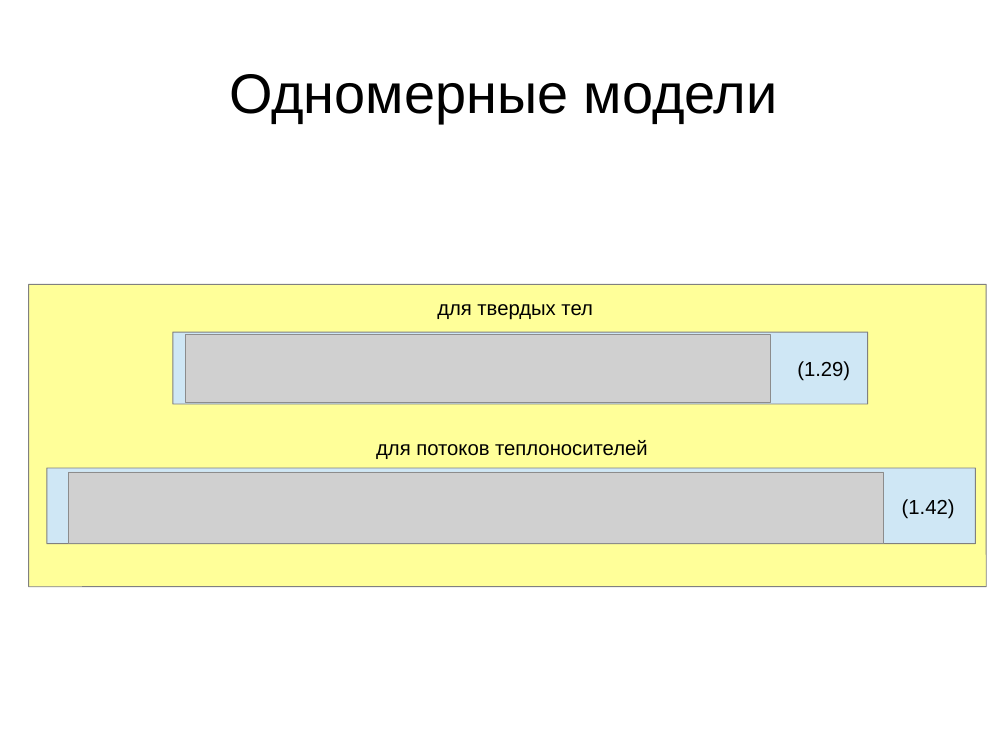
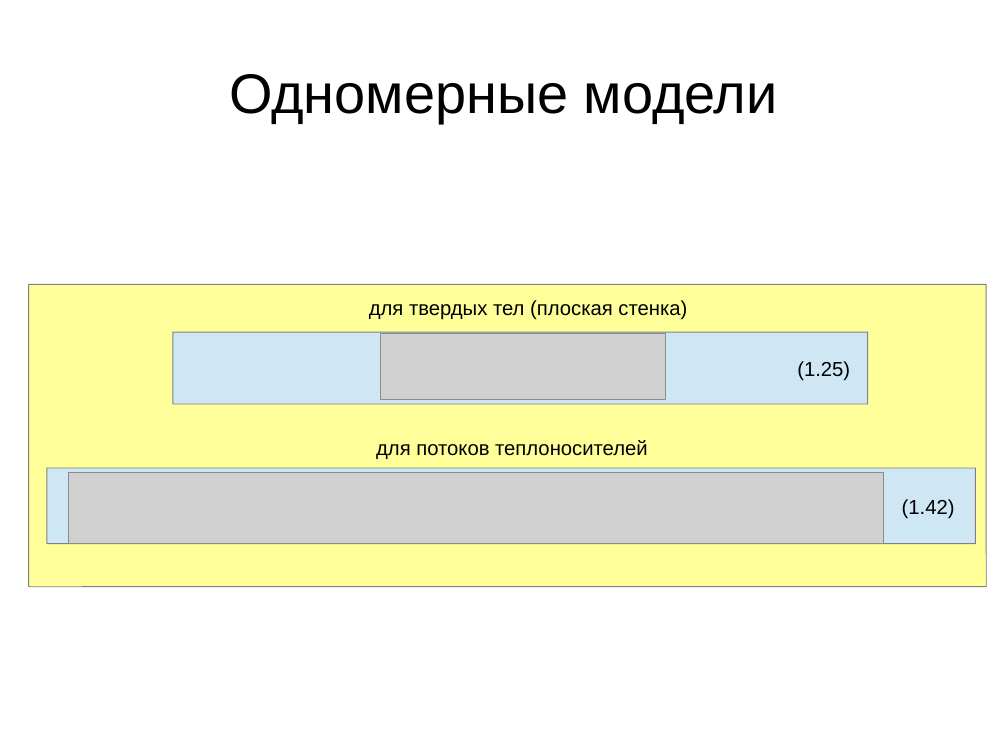
Before and after one commit to yagodar/altium-visualization-tool, a slide deck: slide 7 of data/documents/dissertation/yagodarov/ПрезентацияPP.ppt. Drawn at 1008x756 pixels with LibreOffice and Linux fonts; fonts in the diff are those of the drawing; grey boxes stand for pictures. Boxes give left, top, right and bottom in pixels: in the first picture for what was removed or moved away, otherwise in the second. Text is boxed around its words. In the diff, an @@ line names an element or a change of style, - is before the commit and + after.

```diff
--- a/data/documents/dissertation/yagodarov/ПрезентацияPP.ppt
+++ b/data/documents/dissertation/yagodarov/ПрезентацияPP.ppt
@@ text at [369, 300, 687, 320]: text changed @@
-для твердых тел
+для твердых тел (плоская стенка)
@@ picture: place and size @@
-picture at [186, 335, 770, 402]
+picture at [381, 333, 666, 400]
@@ text at [797, 361, 850, 381]: text changed @@
-(1.29)
+(1.25)
```
Also in this commit, not shown: 2 other slides changed, 1 other file.
